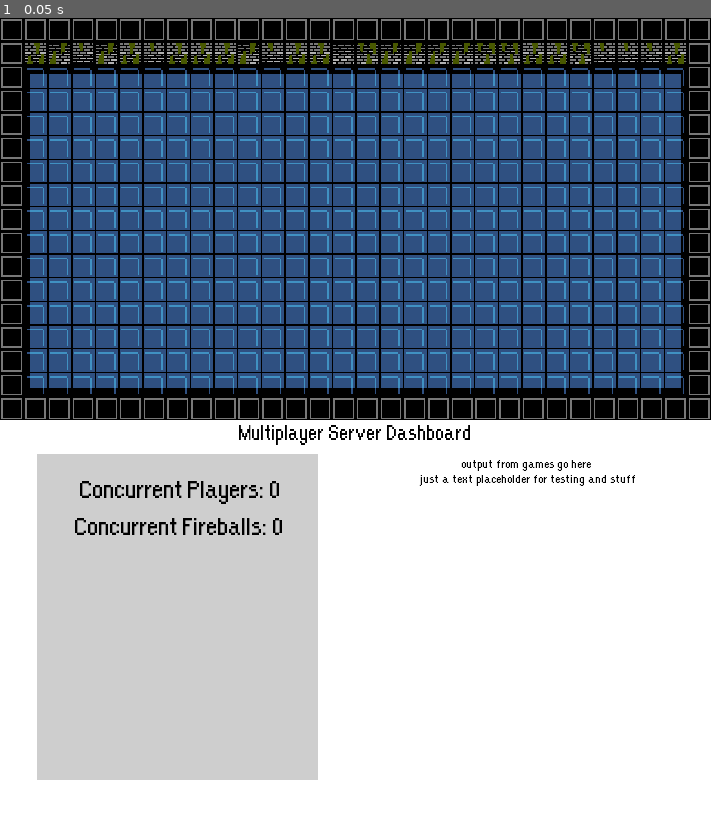
Above: before the commit, frame 1.
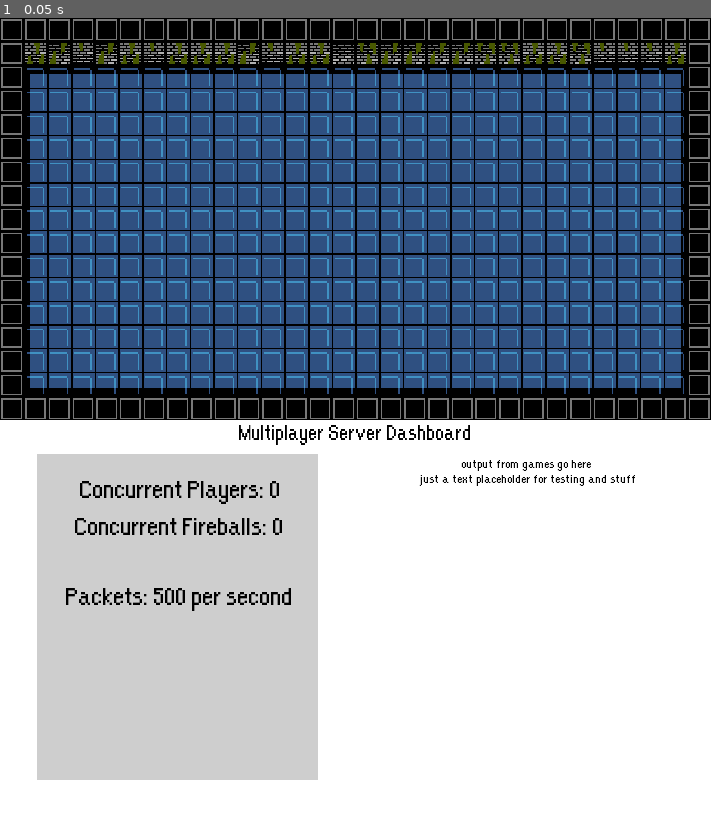
Above: after the commit, the same moment.

Repository: jonathanlin0/Theseus
Game: Godot game, scene res://Server.tscn
Same seed, same stepped clock (60 frames per second), same inputs: the game is played once before the commit and once after it.
Inputs:
- Up to frame 1 (0.05 s): no input

The runs differ from the first frame. In frame 1, 0.3% of the frame differs, in the area x 9-41%, y 71-75%.

Commit message:
Packet Counter to online multiplayer server

Diff:
--- a/Theseus_Multiplayer_Server/Server.gd
+++ b/Theseus_Multiplayer_Server/Server.gd
@@ -93,6 +93,20 @@
 
 var server_start_time = OS.get_unix_time()
 
+
+# used to make sure packet count is only changed every 3 seconds to prevent too much processing
+var last_changed_time = 0
+# keeps the packet counter
+var packets = {}
+"""
+Structure:
+
+{
+	OS.get_unix_time(): 32,
+	OS.get_unix_time(): 4
+}
+"""
+
 func add_text(text):
 	var existing_text = $Console.text
 	existing_text = text + "\n" + existing_text
@@ -114,6 +128,36 @@
 	for given_player_id in fireballs.keys():
 		fireball_cnt += fireballs[given_player_id].size()
 	$Stats/Fireball_Cnt.text = "Concurrent Fireballs: " + str(fireball_cnt)
+
+	# udpate the packet count every 3 seconds
+	if last_changed_time != OS.get_unix_time() and OS.get_unix_time() % 3 == 0:
+
+		# erase packet counts past 10 seconds ago
+		for given_time in packets.keys():
+			if given_time <= (OS.get_unix_time() - 10):
+				packets.erase(given_time)
+			if given_time > (OS.get_unix_time() - 10):
+				break
+
+		last_changed_time = OS.get_unix_time()
+
+		var total_packet_count = 0
+		var total_packet_seconds = 0
+
+		# average the packet count from the last 3 seconds, if they exist
+		var valid_seconds = packets.keys()
+		if valid_seconds.find(OS.get_unix_time() - 1) != -1:
+			total_packet_seconds += 1
+			total_packet_count += packets[OS.get_unix_time() - 1]
+		if valid_seconds.find(OS.get_unix_time() - 2) != -1:
+			total_packet_seconds += 1
+			total_packet_count += packets[OS.get_unix_time() - 2]
+		if valid_seconds.find(OS.get_unix_time() - 3) != -1:
+			total_packet_seconds += 1
+			total_packet_count += packets[OS.get_unix_time() - 3]
+
+		if total_packet_seconds != 0:
+			$Stats/Packet_Cnt.text = "Packets: " + str(total_packet_count / total_packet_seconds) + " per second"
 
 	for player_id in player_healths.keys():
 		if player_healths[player_id] <= 0:
@@ -267,16 +311,30 @@
 	player_healths.erase(player_id)
 
 
+func add_packet():
+	if packets.keys().find(OS.get_unix_time()) != -1:
+		var temp = packets[OS.get_unix_time()]
+		temp += 1
+		packets[OS.get_unix_time()] = temp
+	if packets.keys().find(OS.get_unix_time()) == -1:
+		packets[OS.get_unix_time()] = 1
+
 remote func send_position(pos, dir):
+	add_packet()
+
 	var player_id = get_tree().get_rpc_sender_id()
 	player_positions[player_id] = pos
 	player_directions[player_id] = dir
 
 remote func send_fireballs(fireball_dict):
+	add_packet()
+
 	var player_id = get_tree().get_rpc_sender_id()
 	fireballs[player_id] = fireball_dict
 
 remote func fetch_fireballs():
+	add_packet()
+
 	var player_id = get_tree().get_rpc_sender_id()
 	var fireballs_copy = {}
 	for given_player_id in fireballs.keys():
@@ -286,6 +344,8 @@
 	rpc_id(player_id, "return_fireballs", fireballs_copy)
 
 remote func fetch_test_data():
+	add_packet()
+
 	var player_id = get_tree().get_rpc_sender_id()
 	var return_value = "test successful"
 
@@ -293,10 +353,14 @@
 	add_text("Sent Test Data")
 
 remote func fetch_ping(start_time):
+	add_packet()
+
 	var player_id = get_tree().get_rpc_sender_id()
 	rpc_id(player_id, "return_ping", start_time)
 
 remote func fetch_players():
+	add_packet()
+
 	var player_id = get_tree().get_rpc_sender_id()
 
 	# copy the player_positions dictionary
@@ -314,6 +378,8 @@
 	rpc_id(player_id, "return_players", temp_player_positions, temp_player_directions)
 
 remote func fetch_healths():
+	add_packet()
+
 	var player_id = get_tree().get_rpc_sender_id()
 
 	# copy the player_healths dictionary
@@ -326,6 +392,8 @@
 	rpc_id(player_id, "return_healths", temp_player_healths)
 
 remote func fetch_my_health():
+	add_packet()
+
 	var player_id = get_tree().get_rpc_sender_id()
 
 	rpc_id(player_id, "return_my_health", player_healths[player_id])
--- a/Theseus_Multiplayer_Server/Server.tscn
+++ b/Theseus_Multiplayer_Server/Server.tscn
@@ -16,6 +16,10 @@
 font_data = ExtResource( 2 )
 
 [sub_resource type="DynamicFont" id=4]
+size = 20
+font_data = ExtResource( 2 )
+
+[sub_resource type="DynamicFont" id=7]
 size = 20
 font_data = ExtResource( 2 )
 
@@ -100,6 +104,19 @@
 "_edit_use_anchors_": false
 }
 
+[node name="Packet_Cnt" type="Label" parent="Stats"]
+margin_left = 1.0
+margin_top = 82.0
+margin_right = 191.0
+margin_bottom = 107.0
+custom_colors/font_color = Color( 0, 0, 0, 1 )
+custom_fonts/font = SubResource( 7 )
+text = "Packets: 500 per second"
+align = 1
+__meta__ = {
+"_edit_use_anchors_": false
+}
+
 [node name="TileMap" type="TileMap" parent="."]
 tile_set = ExtResource( 3 )
 cell_size = Vector2( 16, 16 )
Not shown: 1 places in Theseus_Multiplayer_Server/Server.tscn that only renumber resources
